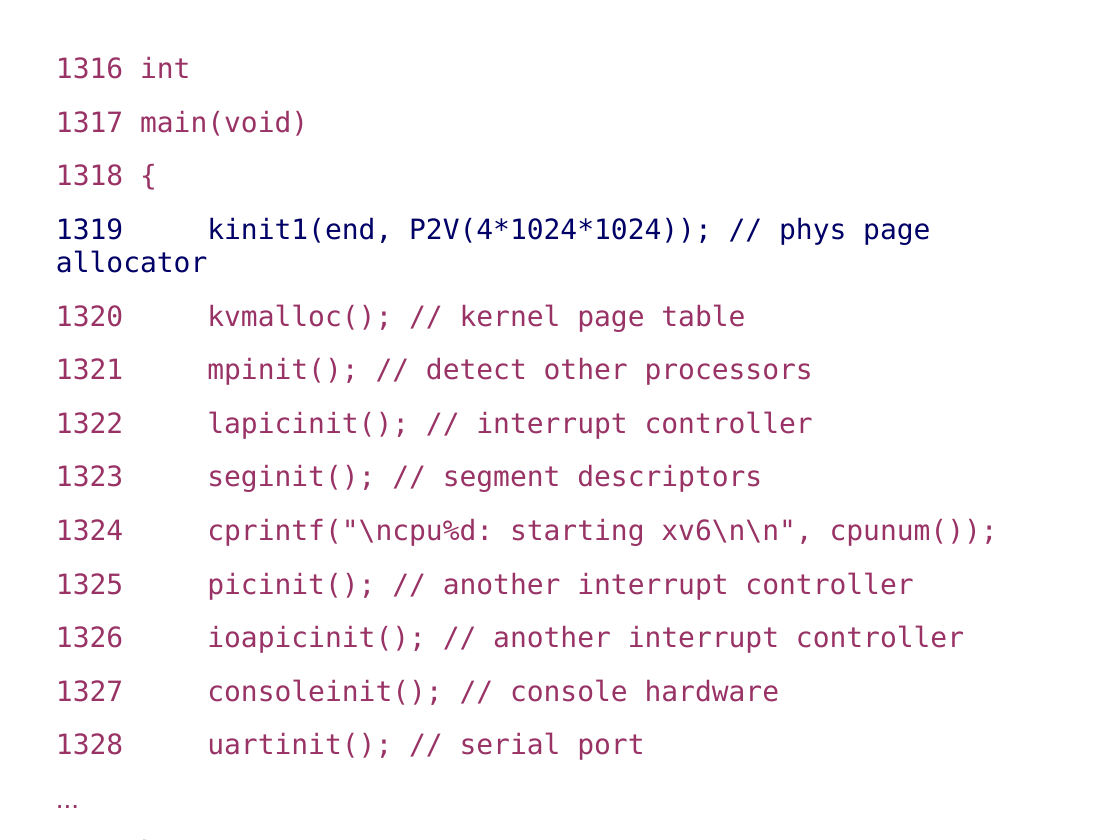
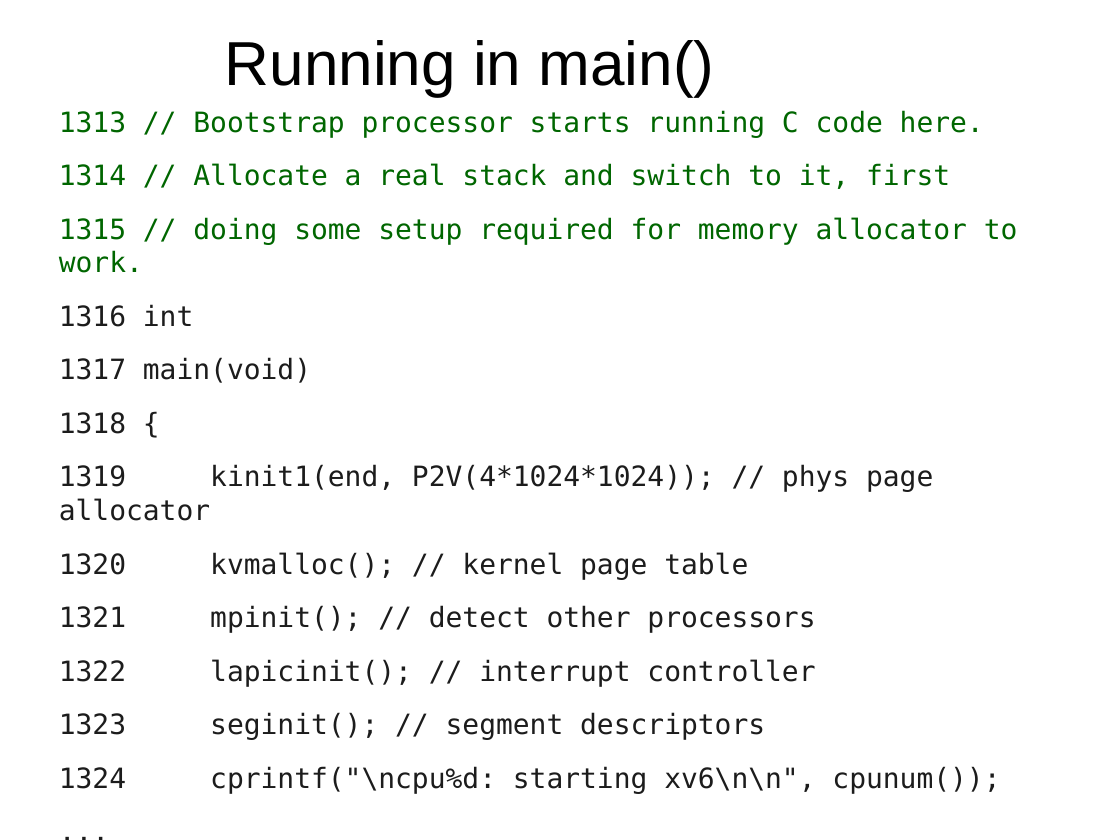
Before and after one commit to antonburtsev/cs5460, a slide deck: slide 24 of lectures/lecture09-kernel-init/lecture09-kernel-init.odp (slide 6 before the commit). Drawn at 1120x840 pixels with LibreOffice and Linux fonts; fonts in the diff are those of the drawing. Boxes give left, top, right and bottom in pixels: in the first picture for what was removed or moved away, otherwise in the second. Text is boxed around its words. In the diff, an @@ line names an element or a change of style, - is before the commit and + after.

Commit message:
Lecture 09 -- Finishing kernel boot

```diff
--- a/lectures/lecture09-kernel-init/lecture09-kernel-init.odp
+++ b/lectures/lecture09-kernel-init/lecture09-kernel-init.odp
@@ title added at [225, 40, 715, 96], 44 pt, text #000000 @@
+Running in main()
@@ text at [59, 110, 1018, 273]: paragraphs added @@
+1313 // Bootstrap processor starts running C code here.
+1314 // Allocate a real stack and switch to it, first
+1315 // doing some setup required for memory allocator to work.
@@ text at [59, 304, 1000, 794]: text colour #993366 to #1C1C1C in "1316 int", "1317 main(void)", "1318 {", "1320 kvmalloc(); // kernel page table" and 6 more places; text colour #000066 to #1C1C1C in "1319 kinit1(end, P2V(4*1024*1024)); // phys page allocator"; font Arial to DejaVu Sans Mono in "..." @@
@@ text at [56, 572, 964, 760]: paragraphs removed @@
-1325 picinit(); // another interrupt controller
-1326 ioapicinit(); // another interrupt controller
-1327 consoleinit(); // console hardware
-1328 uartinit(); // serial port
```
Also in this commit, not shown: 3 other slides changed, 23 slides added, 31 slides removed, 6 other files.
